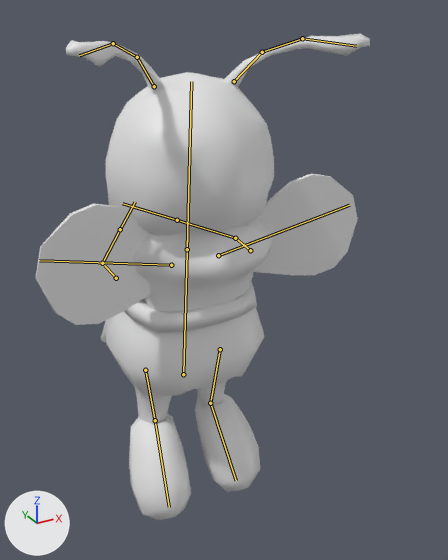
The FBX model Assets/Artists/Elena/Models/Bee playerAni.fbx, before and after one commit.
The view is the same before and after, from a camera (50 mm lens) standing at (-1.59, -3.48, 3.64) and looking at (0.13, -0.36, 2.08). The lights are fixed; the arrows at lower left show +X, +Y and +Z. The older version comes first. Both versions are drawn at frame 5 of the action 'Armature|Hoe'; the numbers are the values there. The bones that change, and the others that lie on the model, are drawn over the model as lines.

Objects in the first picture: 'player'.
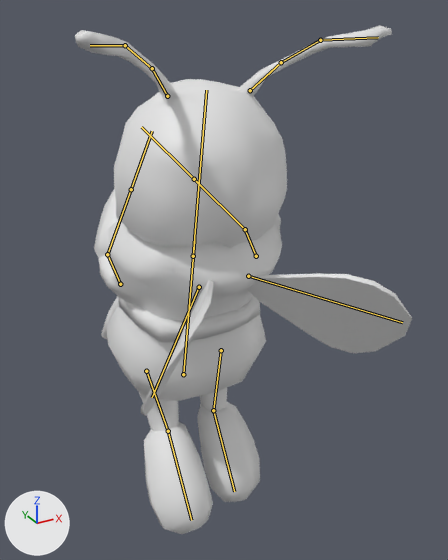
Changed parts and their boxes [x1, y1, x2, y2] in the pictures (448 x 560 px):
'player', posed: before [36, 33, 370, 520]; after [75, 25, 412, 534]
bone 'Bone', root to tip: before (183, 374) to (187, 233); after (183, 374) to (194, 240)
bone 'Bone.002.L', root to tip: before (116, 278) to (102, 263); after (120, 284) to (107, 254)
bone 'Bone.003.L', root to tip: before (102, 263) to (120, 229); after (107, 254) to (131, 189)
bone 'Bone.004.L', root to tip: before (145, 370) to (155, 420); after (146, 371) to (168, 431)
bone 'Bone.005.L', root to tip: before (155, 420) to (169, 507); after (168, 431) to (191, 520)
bone 'Bone.007.L', root to tip: before (137, 57) to (113, 43); after (152, 68) to (125, 45)
bone 'Bone.002.R', root to tip: before (250, 250) to (235, 238); after (256, 256) to (245, 229)
bone 'Bone.003.R', root to tip: before (235, 238) to (177, 220); after (245, 229) to (194, 179)
bone 'Bone.004.R', root to tip: before (220, 349) to (210, 403); after (221, 350) to (213, 410)
bone 'Bone.005.R', root to tip: before (210, 403) to (236, 480); after (213, 410) to (234, 491)
bone 'Bone.007.R', root to tip: before (262, 52) to (302, 38); after (281, 62) to (320, 40)
bone 'Bone.009.L', root to tip: before (171, 265) to (39, 260); after (199, 287) to (152, 397)
bone 'Bone.009.R', root to tip: before (218, 255) to (349, 205); after (248, 276) to (402, 322)

The change in detail:
Bone 'Bone' (bone_bone) turns from (6, 0, 0) to (11, 0, 0) degrees about its own x, y and z.
Bone 'Bone.002.L' (bone_bone_002_l) turns from (-87, 1, -41) to (-83, -26, -42) degrees about its own x, y and z.
Bone 'Bone.003.L' (bone_bone_003_l) turns from (-50, -41, 22) to (-49, -42, 11) degrees about its own x, y and z.
Bone 'Bone.004.L' (bone_bone_004_l) turns from (1, -8, -3) to (27, -14, -6) degrees about its own x, y and z.
Bone 'Bone.005.L' (bone_bone_005_l) turns from (33, 2, -4) to (20, 1, -2) degrees about its own x, y and z.
Bone 'Bone.007.L' (bone_bone_007_l) turns from (0, -1, 1) to (-9, 15, -14) degrees about its own x, y and z.
Bone 'Bone.002.R' (bone_bone_002_r) turns from (-87, -1, 41) to (-83, 26, 42) degrees about its own x, y and z.
Bone 'Bone.003.R' (bone_bone_003_r) turns from (-50, 41, -22) to (-48, 43, -5) degrees about its own x, y and z.
Bone 'Bone.004.R' (bone_bone_004_r) turns from (1, 8, 3) to (17, 13, 4) degrees about its own x, y and z.
Bone 'Bone.005.R' (bone_bone_005_r) turns from (33, -2, 4) to (20, -1, 2) degrees about its own x, y and z.
Bone 'Bone.007.R' (bone_bone_007_r) turns from (0, 1, -1) to (-9, -15, 14) degrees about its own x, y and z.
Bone 'Bone.009.L' (bone_bone_009_l) moves from (-0.004, -0.041, -0.251) to (-0.058, 0.001, 0.117).
Bone 'Bone.009.L' (bone_bone_009_l) turns from (9, 3, 1) to (44, -26, 11) degrees about its own x, y and z.
Bone 'Bone.009.R' (bone_bone_009_r) moves from (0.004, -0.041, -0.251) to (0.058, 0.001, 0.117).
Bone 'Bone.009.R' (bone_bone_009_r) turns from (9, -3, -1) to (44, 26, -11) degrees about its own x, y and z.
